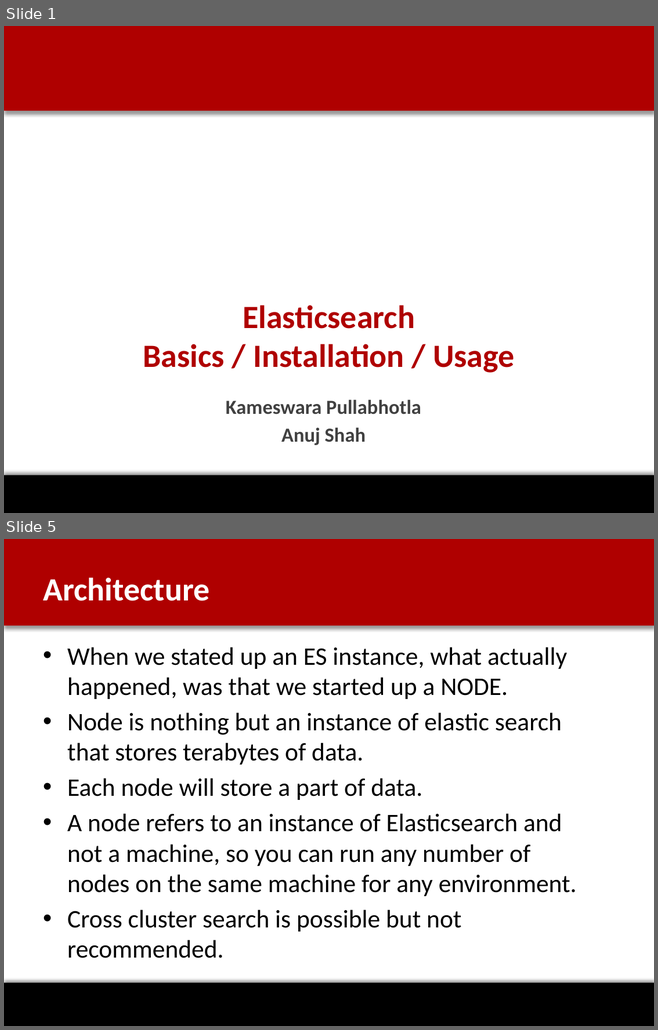
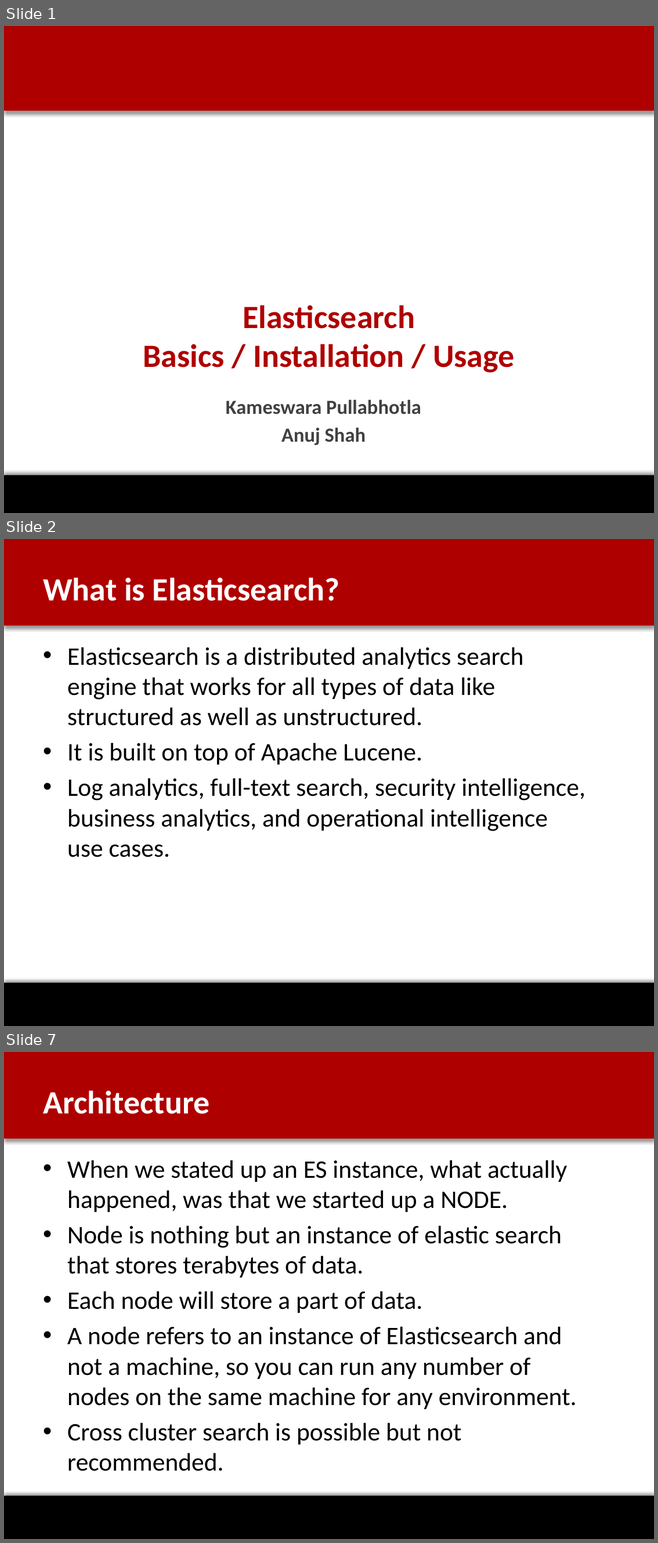
Before and after one commit to anujshah3/Elastic-Search, a slide deck: Elasticsearch_Spotlight.pptx. Shown one above the other, each under a label of ours: slides 1 and 5 before the commit, slides 1, 2 and 7 after it; the slides between them are not shown. The pictures are 658x1030 and 658x1543 pixels, drawn with LibreOffice and Linux fonts; fonts in the diff are those of the drawing; background and template pictures are left out. Boxes give left, top, right and bottom in pixels: in the first picture for what was removed or moved away, otherwise in the second. Text is boxed around its words. In the diff, an @@ line names an element or a change of style, - is before the commit and + after.

```diff
--- a/Elasticsearch_Spotlight.pptx
+++ b/Elasticsearch_Spotlight.pptx
@@ slide 2 added at bbox=[4, 539, 654, 1026], background #FFFFFF; not listed: 2 template elements that a slide beside it also shows @@
@@ title added at bbox=[43, 577, 340, 601], 36 pt, text #FFFFFF, bold @@
+What is Elasticsearch?
@@ text added at bbox=[67, 647, 585, 857], 28 pt, text #000000 @@
+• Elasticsearch is a distributed analytics search engine that works for all types of data like structured as well as unstructured.
+• It is built on top of Apache Lucene.
+• Log analytics, full-text search, security intelligence, business analytics, and operational intelligence use cases.
@@ what was slide 5 is now slide 7 @@
```
Also in this commit, not shown: 5 slides changed, 2 other slides added, 2 slides removed.
